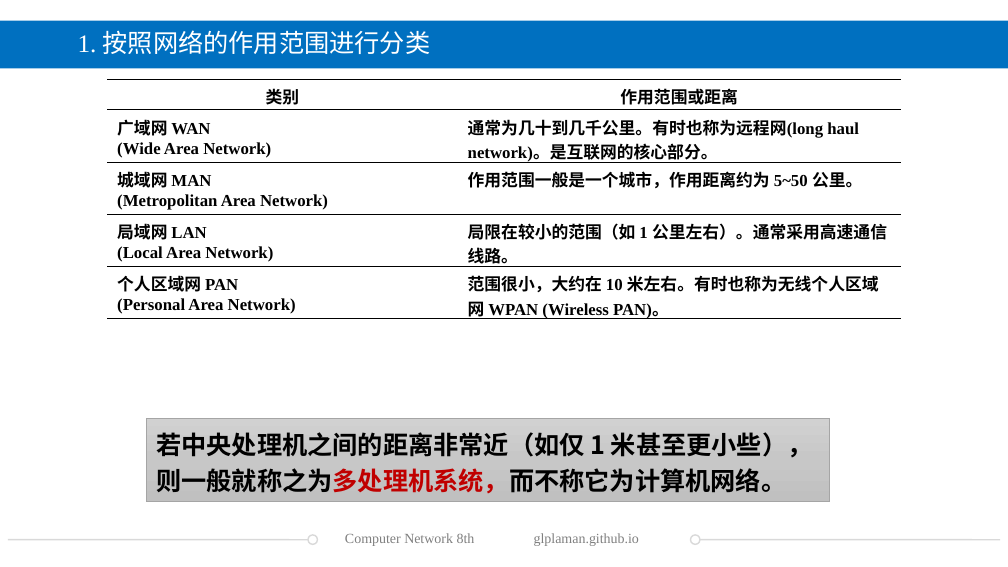
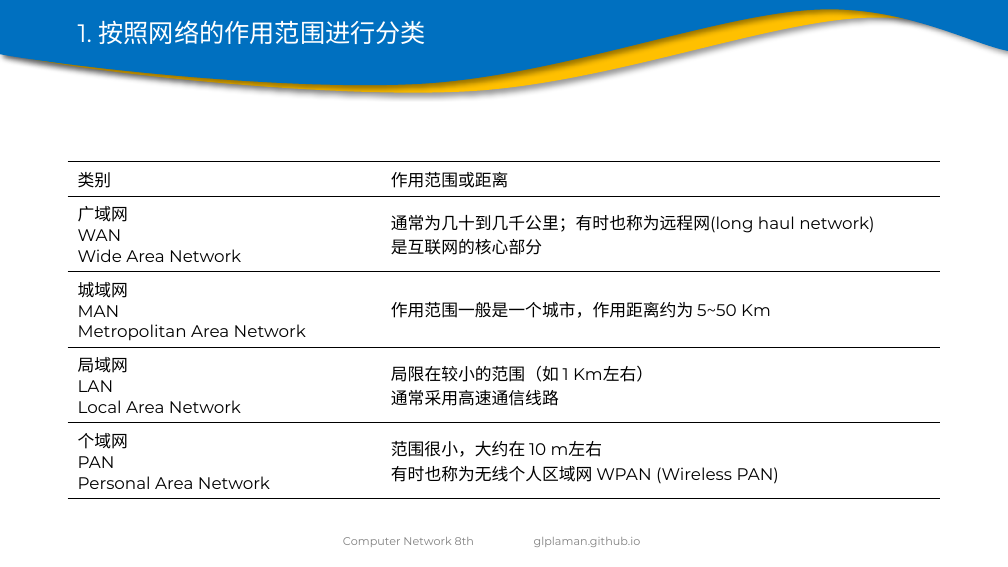
Before and after one commit to glplaman/glplaman.github.io, a slide deck: slide 66 of network/ppt/chap1.pptx (slide 70 before the commit). Drawn at 1008x567 pixels with LibreOffice and Linux fonts; fonts in the diff are those of the drawing; background and template pictures are left out. Boxes give left, top, right and bottom in pixels: in the first picture for what was removed or moved away, otherwise in the second. Text is boxed around its words. In the diff, an @@ line names an element or a change of style, - is before the commit and + after.

```diff
--- a/network/ppt/chap1.pptx
+++ b/network/ppt/chap1.pptx
@@ rectangle removed at bbox=[0, 21, 1008, 69] @@
@@ freeform shape added at bbox=[0, 0, 1008, 93], fill #FFC000 @@
@@ freeform shape added at bbox=[0, 0, 1008, 86], fill #0070C0 @@
@@ title "1. 按照网络的作用范围进行分类": place and size @@
-title "1. 按照网络的作用范围进行分类" at bbox=[78, 30, 431, 54]
+title "1. 按照网络的作用范围进行分类" at bbox=[78, 20, 427, 44]
@@ title "1. 按照网络的作用范围进行分类" at bbox=[78, 20, 427, 44]: font Times New Roman to Montserrat @@
@@ table at bbox=[68, 161, 940, 493] @@
-row 2, column 1: 广域网 WAN / (Wide Area Network)
+row 2, column 1: 广域网 / WAN / Wide Area Network
-row 2, column 2: 通常为几十到几千公里。有时也称为远程网(long haul network)。是互联网的核心部分。
+row 2, column 2: 通常为几十到几千公里；有时也称为远程网(long haul network) / 是互联网的核心部分
-row 3, column 1: 城域网 MAN / (Metropolitan Area Network)
+row 3, column 1: 城域网 / MAN / Metropolitan Area Network
-row 3, column 2: 作用范围一般是一个城市，作用距离约为 5~50 公里。
+row 3, column 2: 作用范围一般是一个城市，作用距离约为 5~50 Km
-row 4, column 1: 局域网 LAN / (Local Area Network)
+row 4, column 1: 局域网 / LAN / Local Area Network
-row 4, column 2: 局限在较小的范围（如 1 公里左右）。通常采用高速通信线路。
+row 4, column 2: 局限在较小的范围（如 1 Km左右） / 通常采用高速通信线路
-row 5, column 1: 个人区域网 PAN / (Personal Area Network)
+row 5, column 1: 个域网 / PAN / Personal Area Network
-row 5, column 2: 范围很小，大约在 10 米左右。有时也称为无线个人区域网 WPAN (Wireless PAN)。
+row 5, column 2: 范围很小，大约在 10 m左右 / 有时也称为无线个人区域网 WPAN (Wireless PAN)
@@ font Times New Roman to Montserrat, bold off in "类别", "作用范围或距离" @@
@@ alignment centre to left @@
@@ table: place and size @@
-table at bbox=[107, 80, 901, 324]
+table at bbox=[68, 161, 940, 493]
@@ rectangle removed at bbox=[146, 418, 830, 502] @@
-若中央处理机之间的距离非常近（如仅 1 米甚至更小些），则一般就称之为多处理机系统，而不称它为计算机网络。
@@ line removed from (8, 539) to (318, 539) @@
@@ ellipse removed at bbox=[308, 535, 318, 544] @@
@@ text "Computer Network 8th" at bbox=[343, 537, 474, 547]: size 10 to 8 pt, font Times New Roman to Montserrat @@
@@ text "glplaman.github.io" at bbox=[534, 537, 641, 547]: size 10 to 8 pt, font Times New Roman to Montserrat @@
@@ line removed from (690, 539) to (1000, 539) @@
@@ ellipse removed at bbox=[690, 535, 700, 544] @@
```
Also in this commit, not shown: 132 other slides changed, 7 slides added, 16 slides removed, 8 other files.
